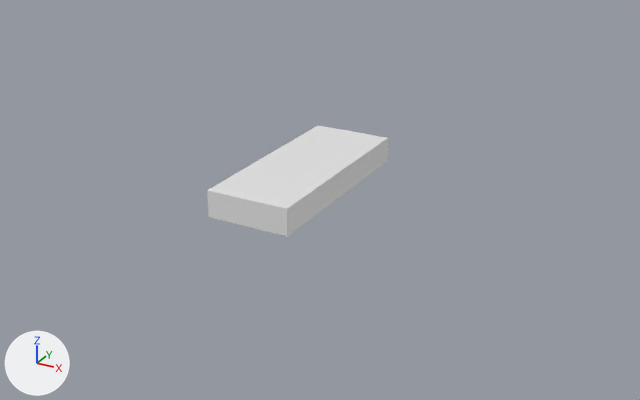
An edit to the glTF model public/models/gpu.gltf, drawn before and after from the same camera.
The view is the same before and after, from a 50 mm lens placed at (17.9, -31.2, 14.6), pointed at (0.8, -0.1, -1.0). Lighting does not change. The marker at lower left points along +X, +Y and +Z. The first picture is the older version. Where no turn or scale is listed for an object, it has been applied to the vertices. Vertices at exactly the same position are counted once.
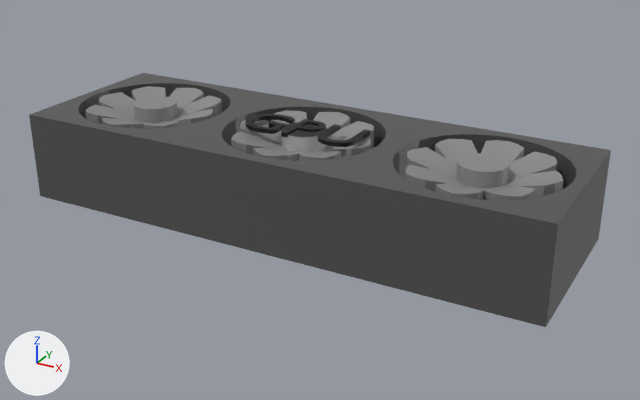
What the commit changed:
Material 'Material' (mat_material) changes colour from white #e7e7e7 to dark grey #525252; in linear values from (0.8, 0.8, 0.8) to (0.0835, 0.0835, 0.0835).
Material 'Material.003' (mat_material_003) is new.
Its base color is (0.0, 0.0, 0.0) (black #000000).
Material 'Material.001' (mat_material_001) is new.
Its base color is (0.253, 0.253, 0.253) (grey #8a8a8a).
me_cube is used by ob_cube; location (0.0, 0.0, 0.0); scale (1.87, 4.6, 0.59).
me_cube had 8 vertices, 12 faces and spanned x -1.0..1.0, y -1.0..1.0, z -1.0..1.0.
me_cube now has 378 vertices, 752 faces and spans x -1.0..1.0, y -1.0..1.0, z -1.0..1.0.
me_cube part 1: 370 vertices added at x -1.0..1.0, y -1.0..1.0, z -1.0..1.0.
Mesh me_text is new.
It has 472 vertices, 936 faces and spans x 0.15..5.57, y -0.03..2.03, z -0.09..0.09.
It uses material mat_material_003 (black #000000).
Mesh me_cylinder_003 is new.
It is a 32-sided cylinder along z spanning x -1.0..1.0, y -1.0..1.0, z -1.0..1.0.
It uses material mat_material_001 (grey #8a8a8a).
Mesh me_cylinder_001 is new.
It is a 32-sided cylinder along z spanning x -1.0..1.0, y -1.0..1.0, z -1.0..1.0.
Mesh me_cube_012 is new.
It has 160 vertices, 288 faces and spans x -3.16..3.16, y -3.16..3.16, z -1.97..1.97.
It uses material mat_material_001 (grey #8a8a8a).
Object 'Cube' (ob_cube) is rescaled from (1.87, 4.6, 0.59) to (12.0, 4.0, 2.0).
Object 'Text' (ob_text) is new; it shows me_text.
Its location is (-2.9, -1.02, 2.09).
Object 'Cylinder.003' (ob_cylinder_003) is new; it shows me_cylinder_003.
Its location is (8.0, 0.0, 0.08).
Its scale is (1.0, 1.0, -2.0).
Object 'Cylinder.002' (ob_cylinder_002) is new; it shows a copy of me_cylinder_003.
Its location is (-8.0, 0.0, 0.08).
Its scale is (1.0, 1.0, -2.0).
Object 'Cylinder.001' (ob_cylinder_001) is new; it shows me_cylinder_001.
Its location is (0.0, 0.0, 0.08).
Its scale is (1.0, 1.0, -2.0).
Object 'Cube.004' (ob_cube_004) is new; it shows me_cube_012.
Its location is (-8.03, 0.0, 0.0).
Object 'Cube.002' (ob_cube_002) is new; it shows a copy of me_cube_012.
Its location is (7.97, 0.0, 0.0).
Object 'Cube.001' (ob_cube_001) is new; it shows a copy of me_cube_012.
Its location is (0.0, 0.0, 0.0).

Boxes (x1, y1, x2, y2) around the edits, measured in the pictures (640 x 400 px):
'Cube', recoloured, reshaped, rescaled (220% wider, 128% taller): before (207, 125, 388, 236); after (29, 73, 611, 327)
'Cube.002', added: after (405, 139, 563, 200)
'Cube.001', added: after (231, 110, 374, 161)
'Cube.004', added: after (86, 86, 222, 129)
'Cylinder.003', added: after (456, 153, 509, 188)
'Text', added (black): after (246, 114, 371, 147)
'Cylinder.002', added: after (134, 96, 178, 123)
'Cylinder.001', added: after (281, 122, 327, 152)
part 1 of me_cube, added: after (29, 73, 611, 327)
